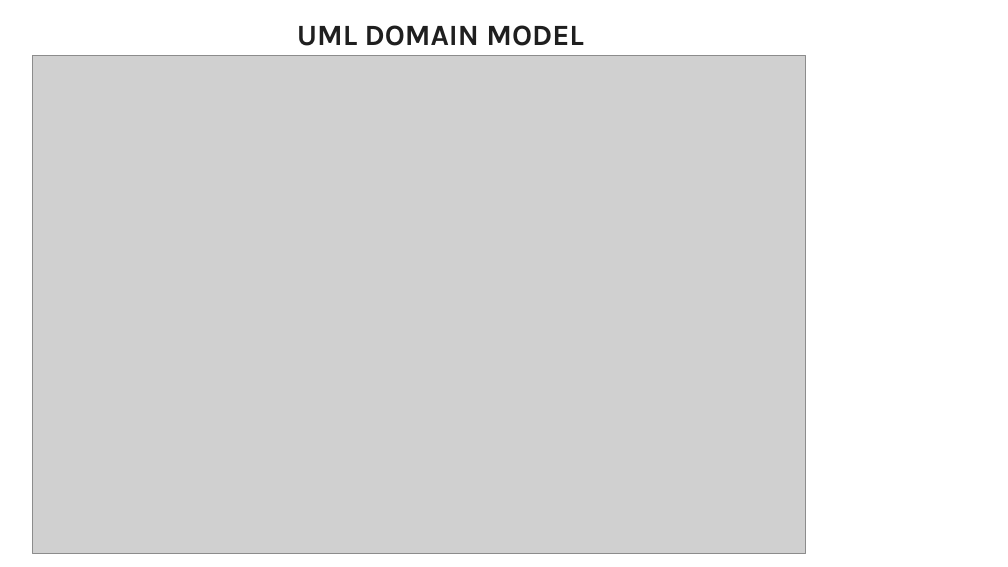
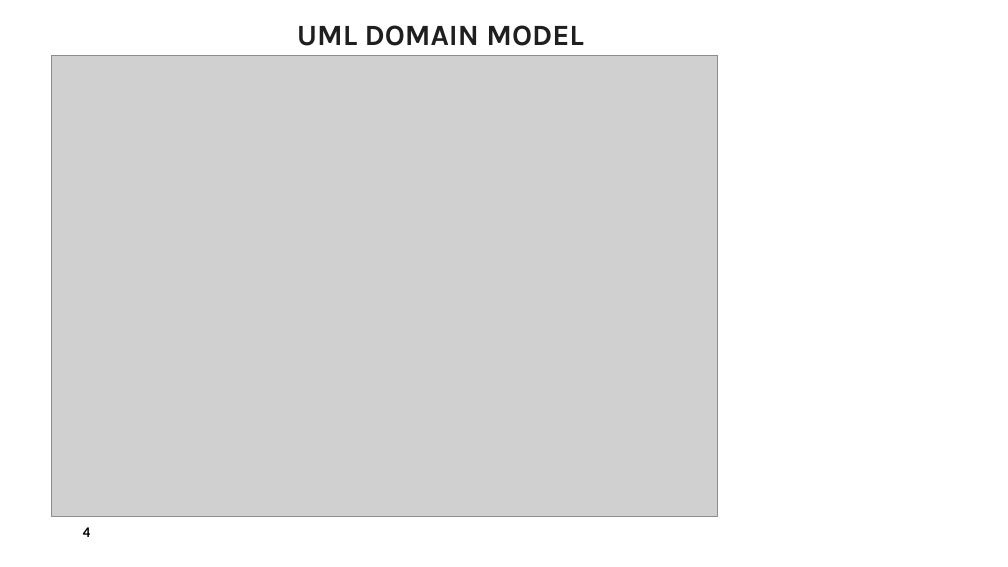
Before and after one commit to tahira4/SWENG-837-Software-System-Design-Final-Project, a slide deck: slide 4 of PowerPoint/Final_Project_Presentation_SWENG_837.pptx. Drawn at 1008x567 pixels with LibreOffice and Linux fonts; fonts in the diff are those of the drawing; grey boxes stand for pictures; background and template pictures are left out. Boxes give left, top, right and bottom in pixels: in the first picture for what was removed or moved away, otherwise in the second. Text is boxed around its words. In the diff, an @@ line names an element or a change of style, - is before the commit and + after.

```diff
--- a/PowerPoint/Final_Project_Presentation_SWENG_837.pptx
+++ b/PowerPoint/Final_Project_Presentation_SWENG_837.pptx
@@ picture: place and size @@
-picture at [33,55,806,554]
+picture at [51,55,718,516]
@@ page number added at [83,527,90,537], 14 pt, text #000000, bold @@
+4
```
Also in this commit, not shown: 1 other slide changed.
